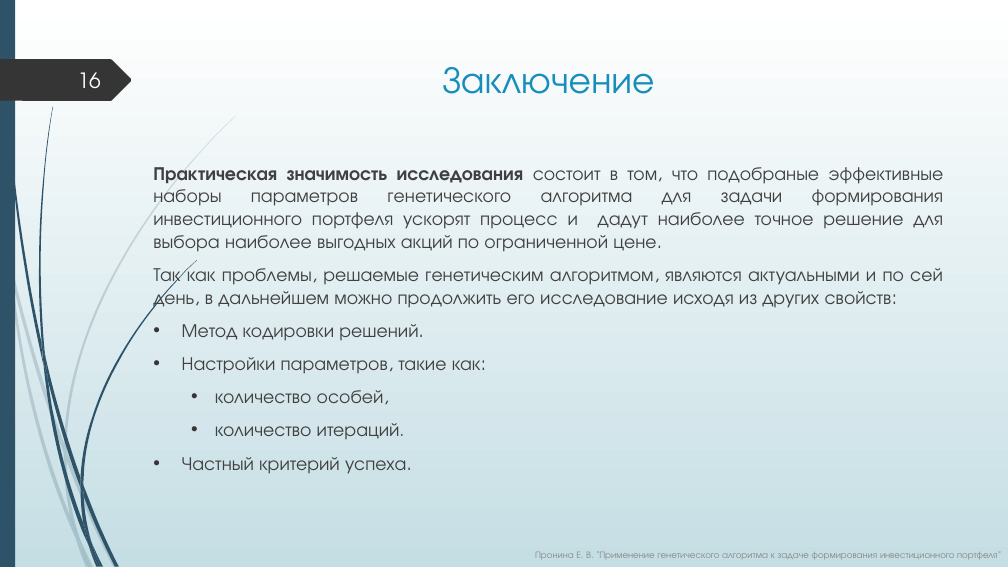
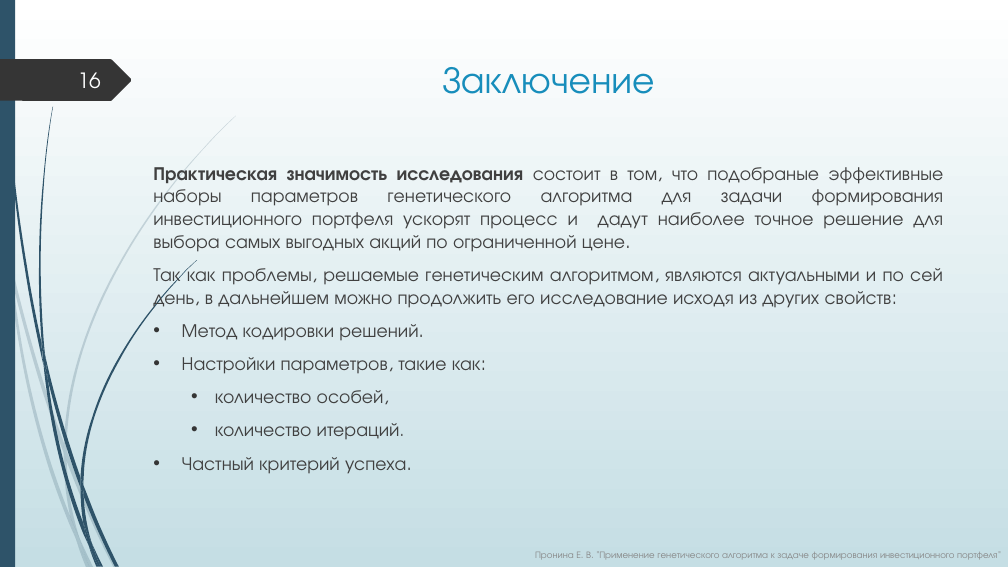
Before and after one commit to ElizJogar/Knapsack-Problems, a slide deck: slide 16 of diploma.pptx. Drawn at 1008x567 pixels with LibreOffice and Linux fonts; fonts in the diff are those of the drawing. Boxes give left, top, right and bottom in pixels: in the first picture for what was removed or moved away, otherwise in the second. Text is boxed around its words. In the diff, an @@ line names an element or a change of style, - is before the commit and + after.

```diff
--- a/diploma.pptx
+++ b/diploma.pptx
@@ text at (x1=153, y1=167, x2=943, y2=252): text changed @@
-Практическая значимость исследования состоит в том, что подобраные эффективные наборы параметров генетического алгоритма для задачи формирования инвестиционного портфеля ускорят процесс и дадут наиболее точное решение для выбора наиболее выгодных акций по ограниченной цене.
+Практическая значимость исследования состоит в том, что подобраные эффективные наборы параметров генетического алгоритма для задачи формирования инвестиционного портфеля ускорят процесс и дадут наиболее точное решение для выбора самых выгодных акций по ограниченной цене.
```
Also in this commit, not shown: 1 other slide changed, 19 other files.
